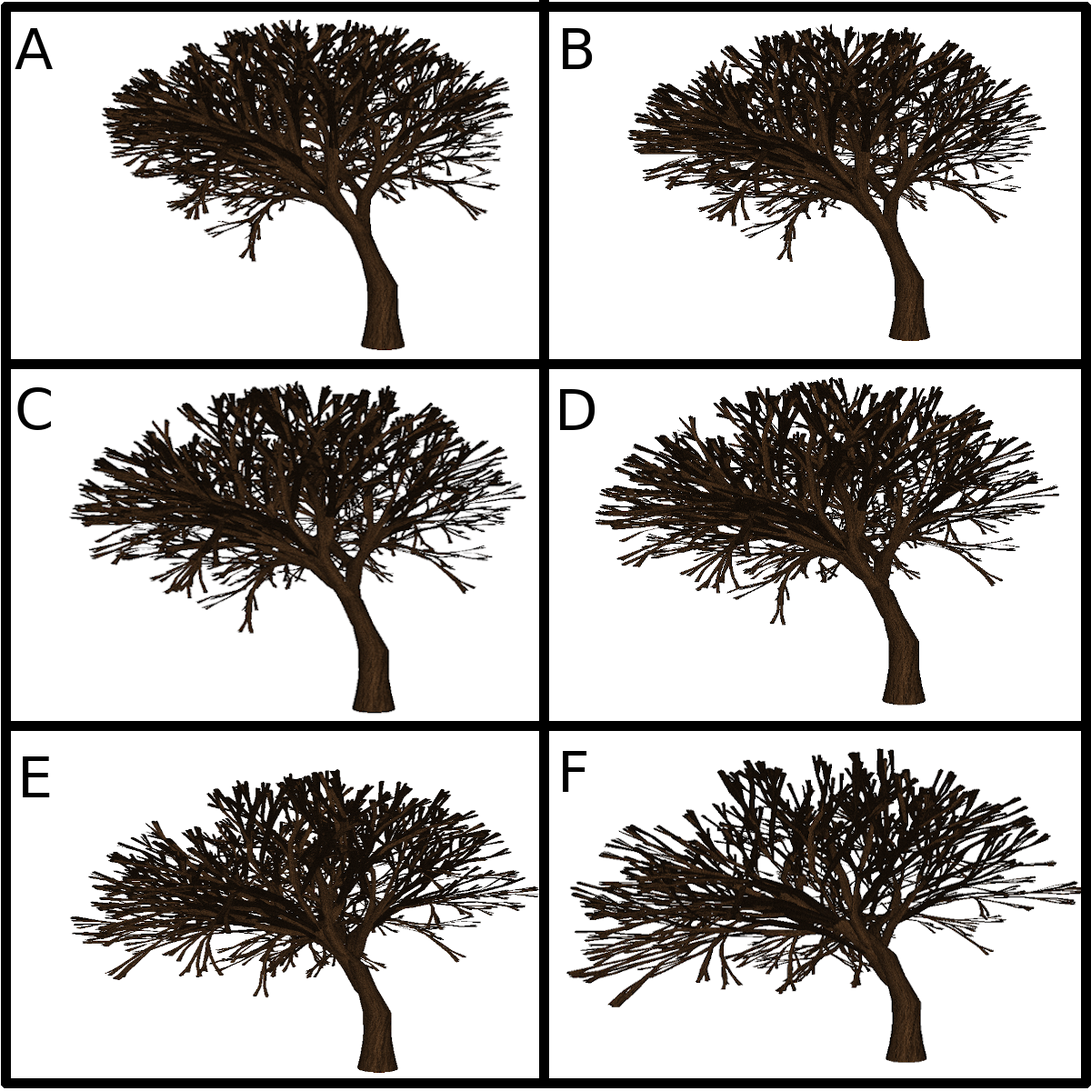
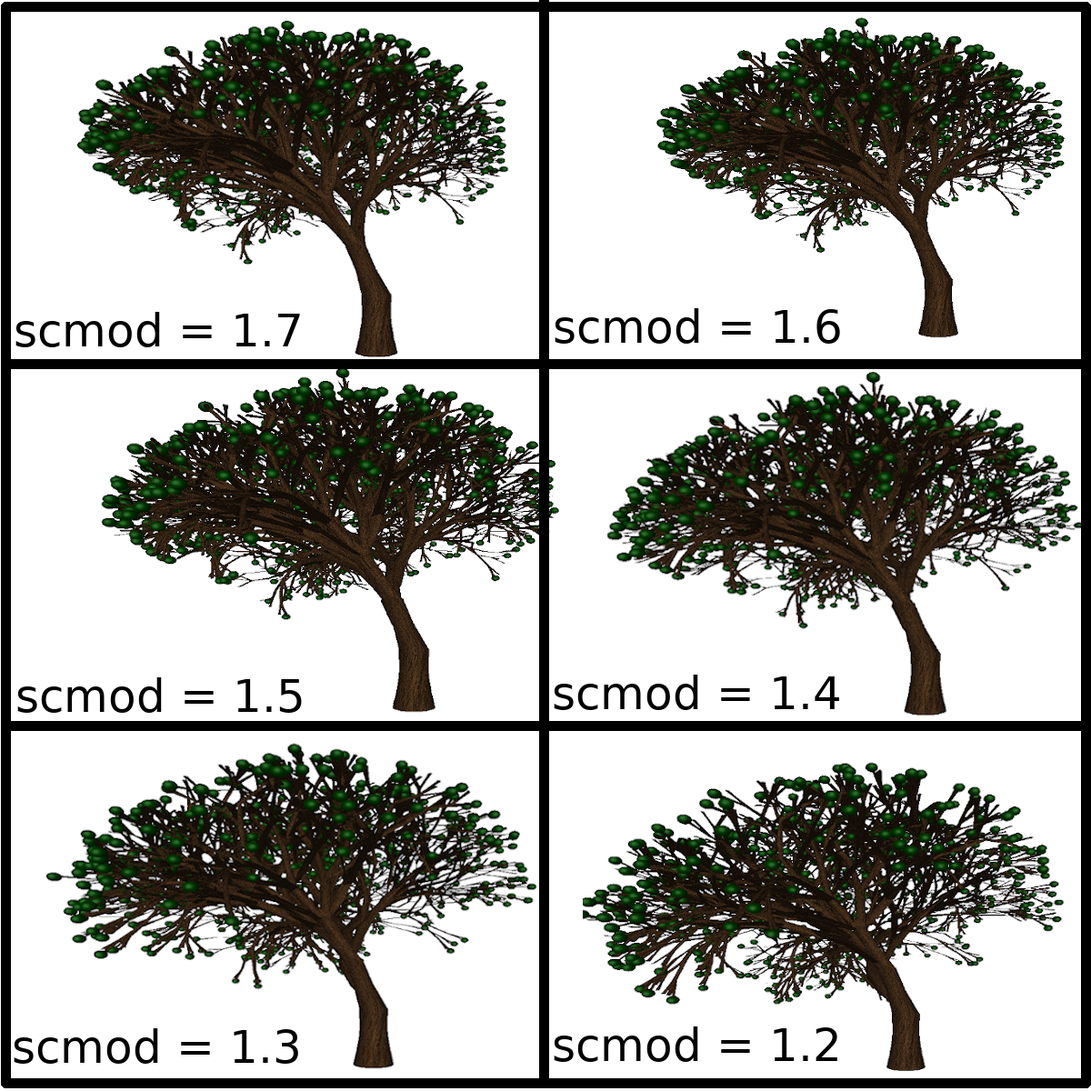
Before/after of a 1091x1091 layered artwork. What changed in the layer stack:
renamed "F" to "scmod = 1.2", painted on it over 553, 751, 838, 1063
renamed "E" to "scmod = 1.3", painted on it over 13, 756, 299, 1065
renamed "D" to "scmod = 1.4", painted on it over 553, 389, 840, 711
renamed "C" to "scmod = 1.5", painted on it over 17, 387, 302, 714
renamed "B" to "scmod = 1.6", painted on it over 554, 28, 841, 344
renamed "A" to "scmod = 1.7", painted on it over 14, 28, 301, 348
renamed "ternarybranching3_scmod_1.1.png" to "ternarybranching3_1.2_30.png", painted on it over 563, 748, 1082, 1072
renamed "ternarybranching3_scmod_1.2.png" to "ternarybranching3_1.3_30.png", painted on it over 33, 743, 570, 1074
renamed "ternarybranching3_scmod_1.3.png" to "ternarybranching3_1.4_30.png", painted on it over 565, 372, 1082, 717
renamed "ternarybranching3_scmod_1.4.png" to "ternarybranching3_1.5_30.png", painted on it over 42, 369, 615, 715
renamed "ternarybranching3_scmod_1.5.png" to "ternarybranching3_1.6_30.png", painted on it over 608, 17, 1067, 344
renamed "ternarybranching3_scmod_1.8.png" to "ternarybranching3_1.7_30.png", painted on it over 23, 18, 579, 374
